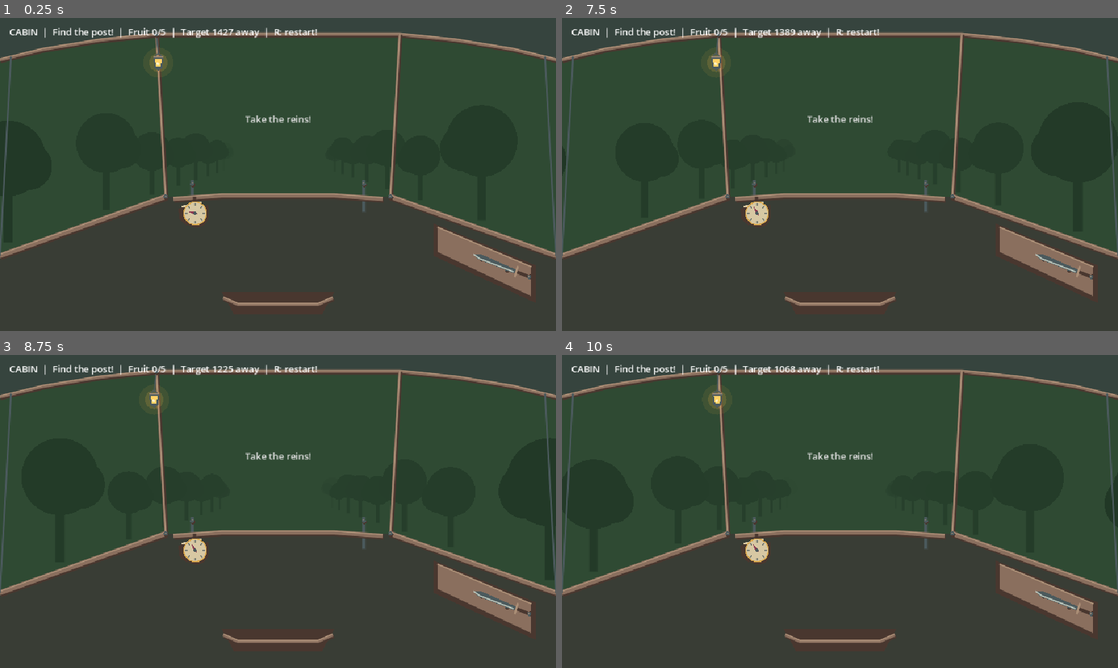
Above: before the commit, frames 1-4 (two rows, left to right).
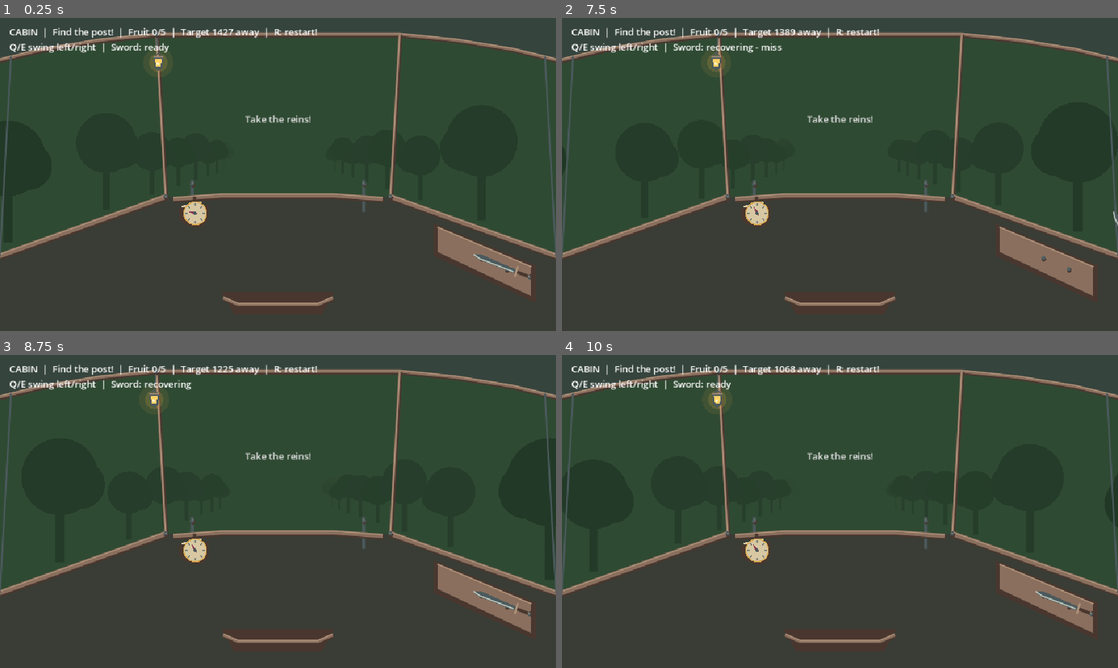
Above: after the commit, the same moments.

Repository: UnderstoodUseYourUsernameHere/carriage-delivery
Game: Godot game, scene res://scenes/delivery.tscn
Same seed, same stepped clock (60 frames per second), same inputs: the game is played once before the commit and once after it.
Inputs (mouse positions are in pixels of both pictures, inside the frame that each line leads up to):
- Up to frame 1 (0.25 s): no input
- Up to frame 2 (7.5 s): click "Take the reins!" at 0.5 s; tap Enter at 1.25 s; move the mouse to (812, 237) at 1.27 s; hold Up 1.28-2 s; tap Alt every 1.5 s from 1.35 to 7.35 s; click (812, 237) at 1.42 s; drag from (1006, 221) to (812, 237) at 2.02 s; move the mouse to (673, 127) at 2.77 s; hold Q (swing_left, bound only after the commit) 2.78-3.5 s; drag from (867, 174) to (673, 127) at 3.52 s; move the mouse to (756, 96) at 4.27 s; hold Down 4.28-5 s; tap R (restart_delivery) at 4.9 s; drag from (962, 158) to (756, 96) at 5.02 s; move the mouse to (728, 190) at 5.77 s; hold Up 5.78-6.5 s; click (728, 190) at 5.92 s; drag from (895, 105) to (728, 190) at 6.52 s; move the mouse to (812, 237) at 7.27 s; hold E (swing_right, bound only after the commit) from 7.28 s (still down)
- Up to frame 3 (8.75 s): release E (swing_right, bound only after the commit) at 8 s; drag from (444, 558) to (250, 574) at 8.02 s
- Up to frame 4 (10 s): move the mouse to (673, 464) at 8.77 s; hold Down 8.78-9.5 s; tap Alt at 8.85 s; drag from (867, 511) to (673, 464) at 9.52 s

The runs differ from the first frame. In frame 1, 0.4% of the frame differs, in the area x 1-31%, y 8-12%; in frame 2, 0.6%, in the area x 1-100%, y 8-84%; in frame 3, 0.4%; in frame 4, 0.4%.

Commit message:
feat: add feature where you can press Q or E to repel skeleton attacks in a sort of "quick time event", sword animation is bugged

Diff:
--- a/project.godot
+++ b/project.godot
@@ -42,6 +42,16 @@
 "events": [Object(InputEventKey,"resource_local_to_scene":false,"resource_name":"","device":-1,"window_id":0,"alt_press …(192 unchanged characters)…
 ]
 }
+swing_left={
+"deadzone": 0.2,
+"events": [Object(InputEventKey,"resource_local_to_scene":false,"resource_name":"","device":-1,"window_id":0,"alt_pressed":false,"shift_pressed":false,"ctrl_pressed":false,"meta_pressed":false,"pressed":false,"keycode":0,"physical_keycode":81,"key_label":0,"unicode":113,"location":0,"echo":false,"script":null)
+]
+}
+swing_right={
+"deadzone": 0.2,
+"events": [Object(InputEventKey,"resource_local_to_scene":false,"resource_name":"","device":-1,"window_id":0,"alt_pressed":false,"shift_pressed":false,"ctrl_pressed":false,"meta_pressed":false,"pressed":false,"keycode":0,"physical_keycode":69,"key_label":0,"unicode":101,"location":0,"echo":false,"script":null)
+]
+}
 
 [physics]
 
--- a/scripts/cabin/cabin_combat.gd
+++ b/scripts/cabin/cabin_combat.gd
@@ -8,8 +8,17 @@
 
 @onready var _body: Control = $OutsideSlot/SkeletonBody
 @onready var _arm: Control = $InsideSlot/SkeletonArm
+@onready var _sword: Control = $Sword
+
+var _sword_rest_position := Vector2.ZERO
+var _sword_rest_rotation := 0.0
+
+func _ready() -> void:
+	_sword_rest_position = _sword.position
+	_sword_rest_rotation = _sword.rotation
 
 func present(journey: RoamJourney) -> void:
+	_present_sword(journey)
 	var threat := journey.active_threat
 
 	_body.visible = threat != null
@@ -64,3 +73,24 @@
 			side * ARM_DISTANCE * (1.0 - reach_t),
 			0.0
 		)
+
+func _present_sword(journey: RoamJourney) -> void:
+	const SWING_SECONDS := 0.24
+	const SWING_ANGLE := 82.0
+	const SWING_REACH := 185.0
+
+	var time := clampf(
+		journey.swing_age() / SWING_SECONDS,
+		0.0,
+		1.0
+	)
+	var arc := sin(time * PI)
+	var direction := float(journey.last_swing_flank)
+	_sword.rotation = (
+		_sword_rest_rotation
+		+ deg_to_rad(SWING_ANGLE) * direction * arc
+	)
+	_sword.position = (
+		_sword_rest_position
+		+ Vector2(direction * SWING_REACH, -55.0) * arc
+	)
--- a/scripts/delivery/delivery.gd
+++ b/scripts/delivery/delivery.gd
@@ -36,6 +36,23 @@
 	if event.is_action_pressed(&"restart_delivery"):
 		_restart()
 		get_viewport().set_input_as_handled()
+		return
+
+	if _seat != Seat.CABIN:
+		return
+
+	var accepted := false
+
+	if event.is_action_pressed(&"swing_left"):
+		accepted = _journey.try_swing(SkeletonThreat.Flank.LEFT)
+	elif event.is_action_pressed(&"swing_right"):
+		accepted = _journey.try_swing(SkeletonThreat.Flank.RIGHT)
+
+	if not accepted:
+		return
+
+	_present()
+	get_viewport().set_input_as_handled()
 
 func _restart():
 	_journey = RoamJourney.new()
@@ -72,6 +89,17 @@
 	+ "  |  Target " + str(int(_journey.distance_to_target())) + " away" \
 	+ "  |  R: restart!"
 
+	if _seat == Seat.CABIN:
+		var sword_text := "ready"
+
+		if _journey.swing_recovery > 0.0:
+			sword_text = "recovering"
+
+		if _journey.swing_age() < 0.4:
+			sword_text += " - HIT" if _journey.last_swing_hit else " - miss"
+
+		_status.text += "\nQ/E swing left/right  |  Sword: " + sword_text
+
 	if _journey.active_threat != null:
 		_status.text += (
 			"\nSkeleton "
--- a/scripts/delivery/roam_journey.gd
+++ b/scripts/delivery/roam_journey.gd
@@ -16,6 +16,7 @@
 const FIRST_ATTACK_DELAY := 4.0
 const ATTACK_INTERVAL_MIN := 7.0
 const ATTACK_INTERVAL_MAX := 11.0
+const SWING_RECOVERY := 1.5
 
 var run_seed := 0
 var elapsed := 0.0
@@ -28,6 +29,9 @@
 var revealed_cells: Dictionary = {}
 var active_threat: SkeletonThreat
 var next_attack_at := INF
+var swing_recovery := 0.0
+var last_swing_flank := SkeletonThreat.Flank.LEFT
+var last_swing_hit := false
 var _threat_rng := RandomNumberGenerator.new()
 
 func _init(seed_value: int = -1) -> void:
@@ -46,6 +50,7 @@
 		return
 
 	elapsed += delta
+	swing_recovery = move_toward(swing_recovery, 0.0, delta)
 	steer = clampf(steer, -1.0, 1.0)
 	heading = wrapf(heading + steer * TURN_RATE * delta, -PI, PI)
 
@@ -181,3 +186,23 @@
 		ATTACK_INTERVAL_MIN,
 		ATTACK_INTERVAL_MAX
 	)
+
+func swing_age() -> float:
+	return SWING_RECOVERY - swing_recovery
+
+func try_swing(flank: int) -> bool:
+	if has_arrived() or swing_recovery > 0.0:
+		return false
+
+	last_swing_flank = flank
+	last_swing_hit = false
+	swing_recovery = SWING_RECOVERY
+
+	if active_threat == null:
+		return true
+
+	if active_threat.flank != flank:
+		return true
+
+	last_swing_hit = active_threat.repel(elapsed)
+	return true
